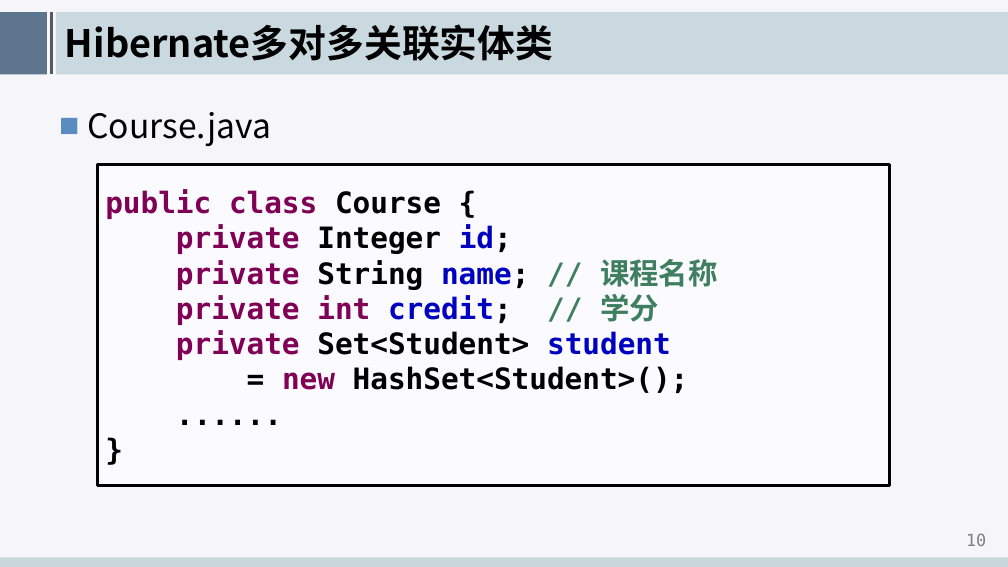
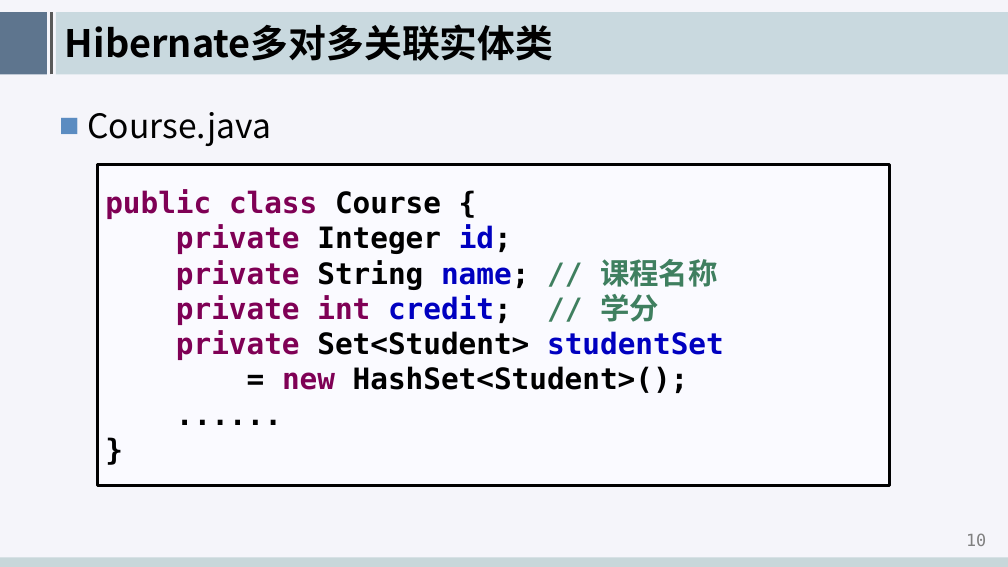
Before and after one commit to edu2act/course-hibernate, a slide deck: slide 11 of meterials/slides/ch06-many-to-many-mapping.pptx. Drawn at 1008x567 pixels with LibreOffice and Linux fonts; fonts in the diff are those of the drawing; background and template pictures are left out. Boxes give left, top, right and bottom in pixels: in the first picture for what was removed or moved away, otherwise in the second. Text is boxed around its words. In the diff, an @@ line names an element or a change of style, - is before the commit and + after.

```diff
--- a/meterials/slides/ch06-many-to-many-mapping.pptx
+++ b/meterials/slides/ch06-many-to-many-mapping.pptx
@@ text in rectangle at (x1=176, y1=330, x2=724, y2=360): text changed @@
-private Set<Student> student
+private Set<Student> studentSet
```
Also in this commit, not shown: 5 other slides changed, 2 other files.
